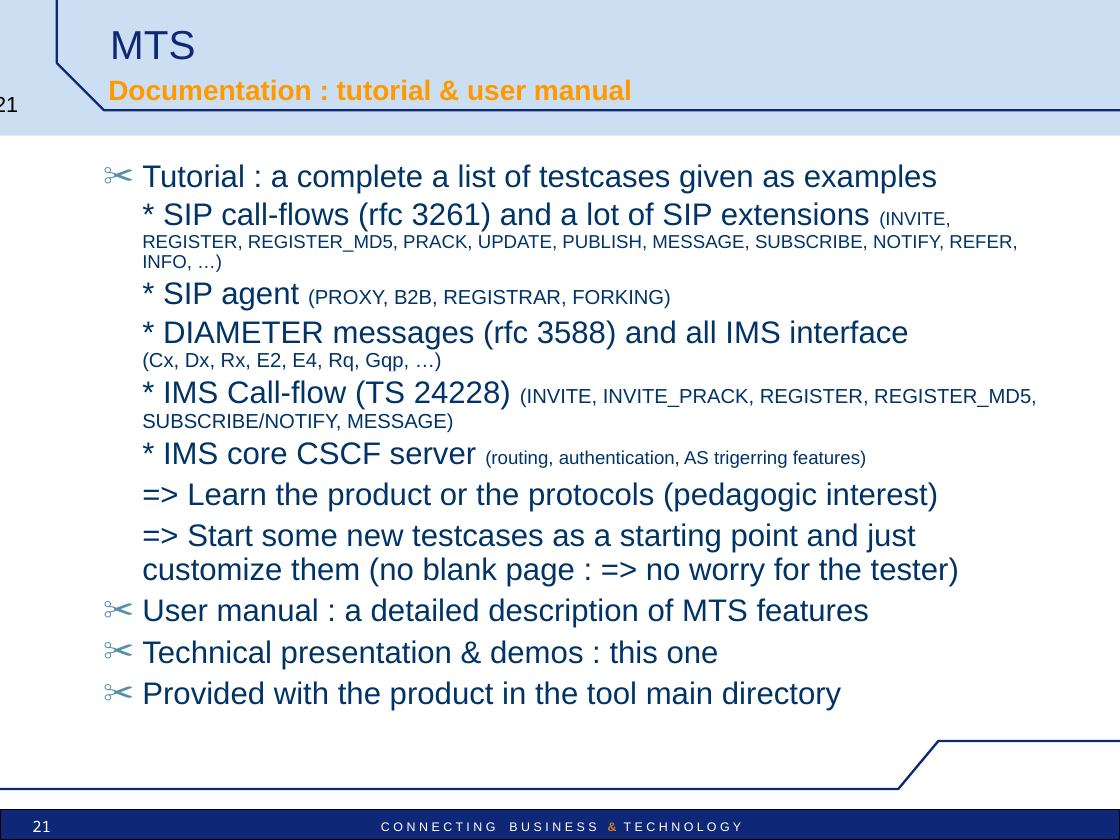
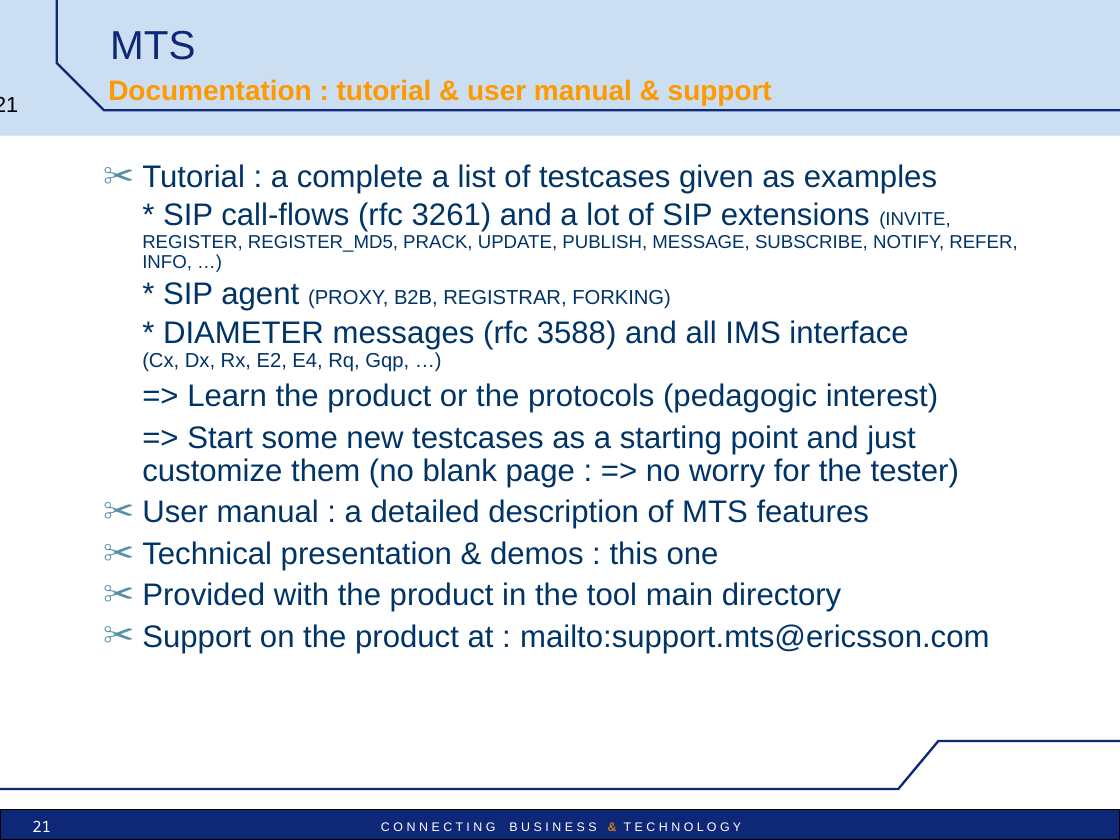
Before and after one commit to vu3mmg/mts-project, a slide deck: slide 21 of trunk/mts/src/main/doc/MTS_pres_technical.ppt. Drawn at 1120x840 pixels with LibreOffice and Linux fonts; fonts in the diff are those of the drawing; background and template pictures are left out. Boxes give left, top, right and bottom in pixels: in the first picture for what was removed or moved away, otherwise in the second. Text is boxed around its words. In the diff, an @@ line names an element or a change of style, - is before the commit and + after.

```diff
--- a/trunk/mts/src/main/doc/MTS_pres_technical.ppt
+++ b/trunk/mts/src/main/doc/MTS_pres_technical.ppt
@@ text at <box>108,79,772,106</box>: text changed @@
-Documentation : tutorial & user manual
+Documentation : tutorial & user manual & support
@@ text at <box>142,380,1037,468</box>: paragraphs removed @@
-* IMS Call-flow (TS 24228) (INVITE, INVITE_PRACK, REGISTER, REGISTER_MD5, SUBSCRIBE/NOTIFY, MESSAGE)
-* IMS core CSCF server (routing, authentication, AS trigerring features)
@@ text at <box>142,624,989,653</box>: paragraph added @@
+✂ Support on the product at : mailto:support.mts@ericsson.com
```
Also in this commit, not shown: 1 other slide changed.
